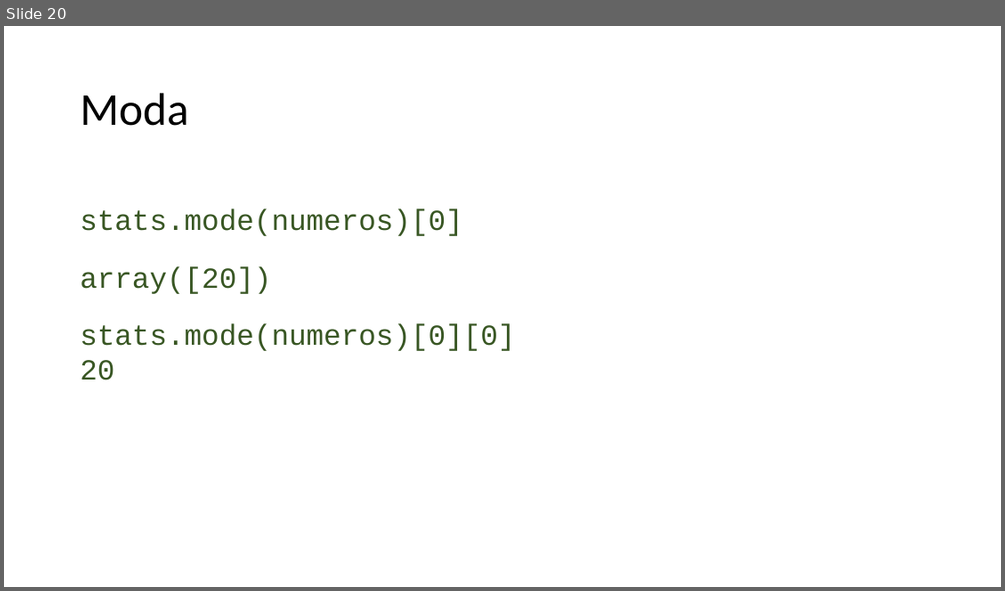
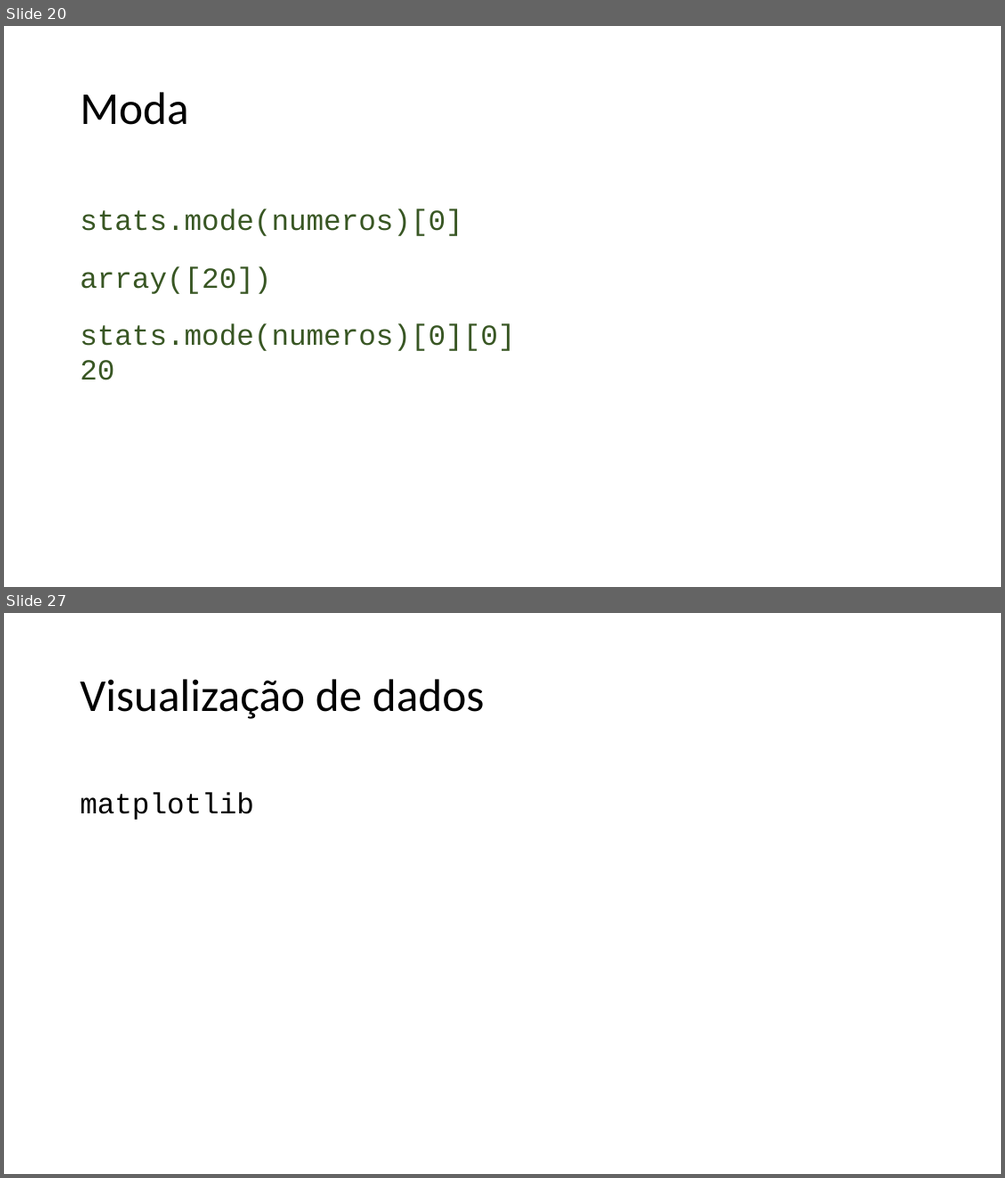
Before and after one commit to lidimayra/basic-stats, a slide deck: presentation.pptx. Shown one above the other, each under a label of ours: slide 20 before the commit, slides 20 and 27 after it; the slides between them are not shown. The pictures are 1005x591 and 1005x1178 pixels, drawn with LibreOffice and Linux fonts; fonts in the diff are those of the drawing. Boxes give left, top, right and bottom in pixels: in the first picture for what was removed or moved away, otherwise in the second. Text is boxed around its words. In the diff, an @@ line names an element or a change of style, - is before the commit and + after.

```diff
--- a/presentation.pptx
+++ b/presentation.pptx
@@ slide 27 added at [4, 613, 1001, 1174], background #FFFFFF @@
@@ text added at [80, 679, 485, 719], 44 pt, text #000000 @@
+Visualização de dados
@@ text added at [80, 792, 254, 819], 28 pt, text #000000 @@
+matplotlib
```
Also in this commit, not shown: 1 slide changed, 5 other slides added, 3 other files.
